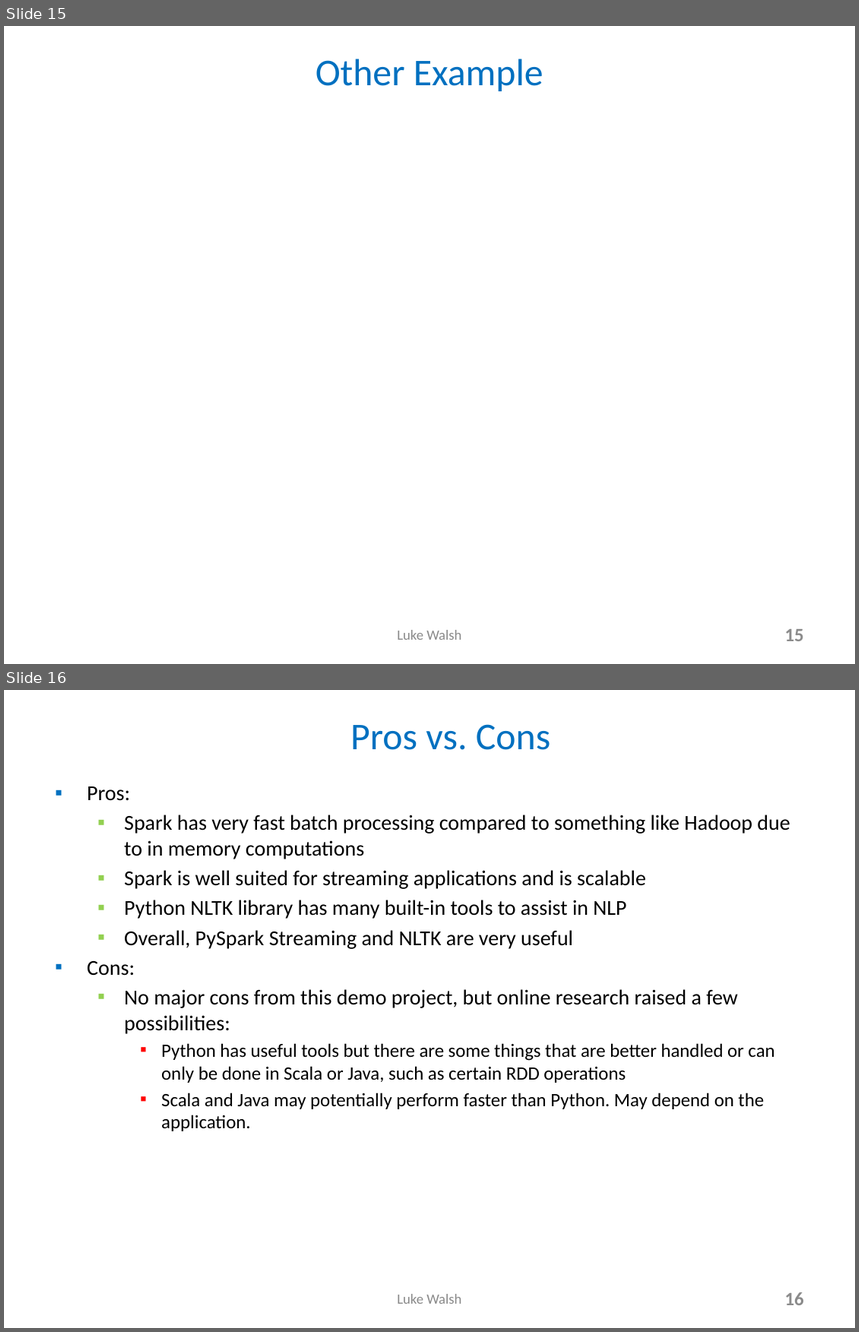
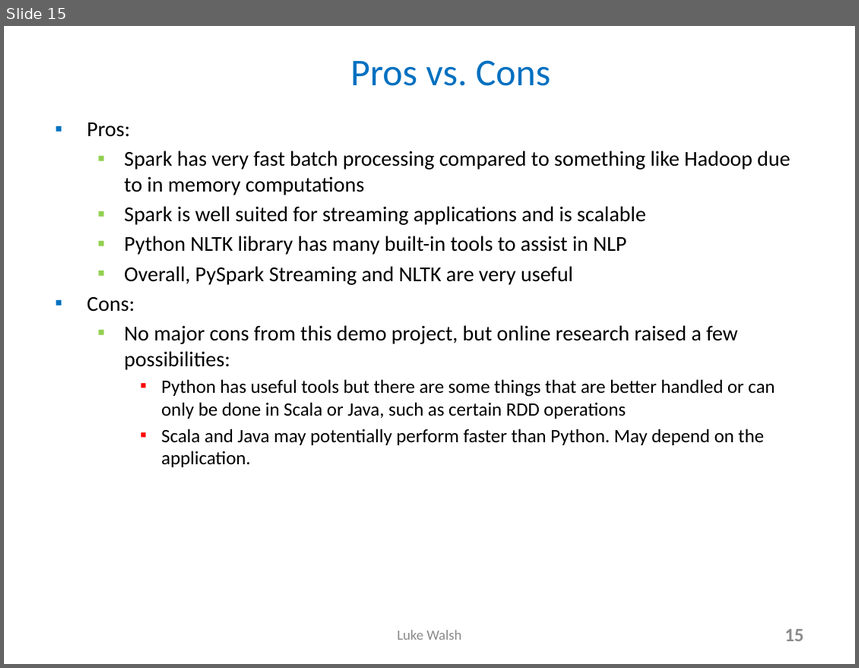
Before and after one commit to lukewalshct/Twitter_Sentiment, a slide deck: Spark_Streaming_NLTK_LWalsh_15min.pptx. Shown one above the other, each under a label of ours: slides 15 and 16 before the commit, slide 15 after it. The pictures are 859x1332 and 859x668 pixels, drawn with LibreOffice and Linux fonts; fonts in the diff are those of the drawing. Boxes give left, top, right and bottom in pixels: in the first picture for what was removed or moved away, otherwise in the second. Text is boxed around its words. In the diff, an @@ line names an element or a change of style, - is before the commit and + after.

```diff
--- a/Spark_Streaming_NLTK_LWalsh_15min.pptx
+++ b/Spark_Streaming_NLTK_LWalsh_15min.pptx
@@ slide 15 removed at (4, 26, 855, 664), background #FFFFFF @@
@@ title removed at (316, 59, 544, 91) @@
-Other Example
@@ text removed at (397, 630, 462, 640) @@
-Luke Walsh
@@ page number removed at (785, 629, 804, 642) @@
-15
@@ what was slide 16 is now slide 15 @@
@@ page number at (785, 629, 804, 642): text changed @@
-16
+15
```
Also in this commit, not shown: 3 slides changed, 8 other files.
